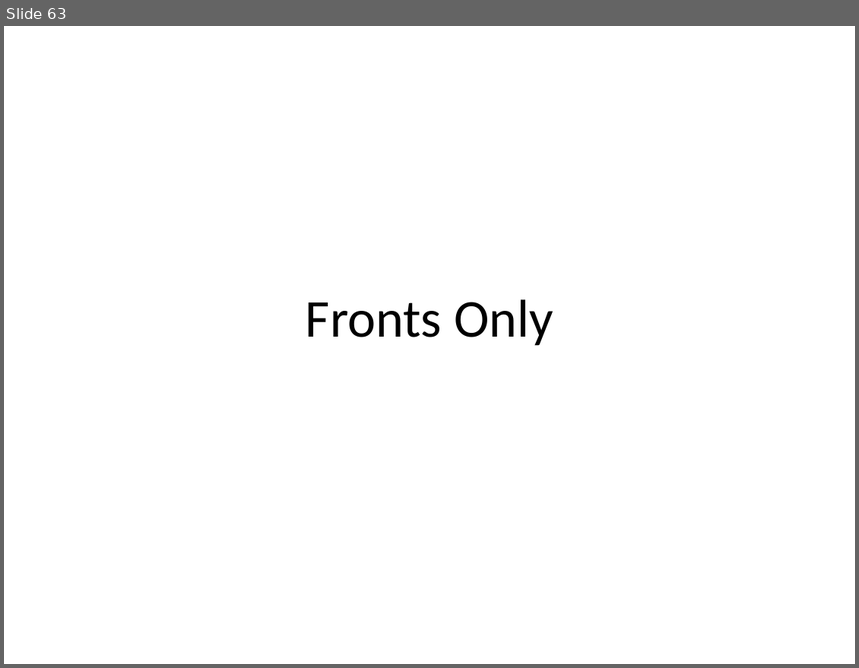
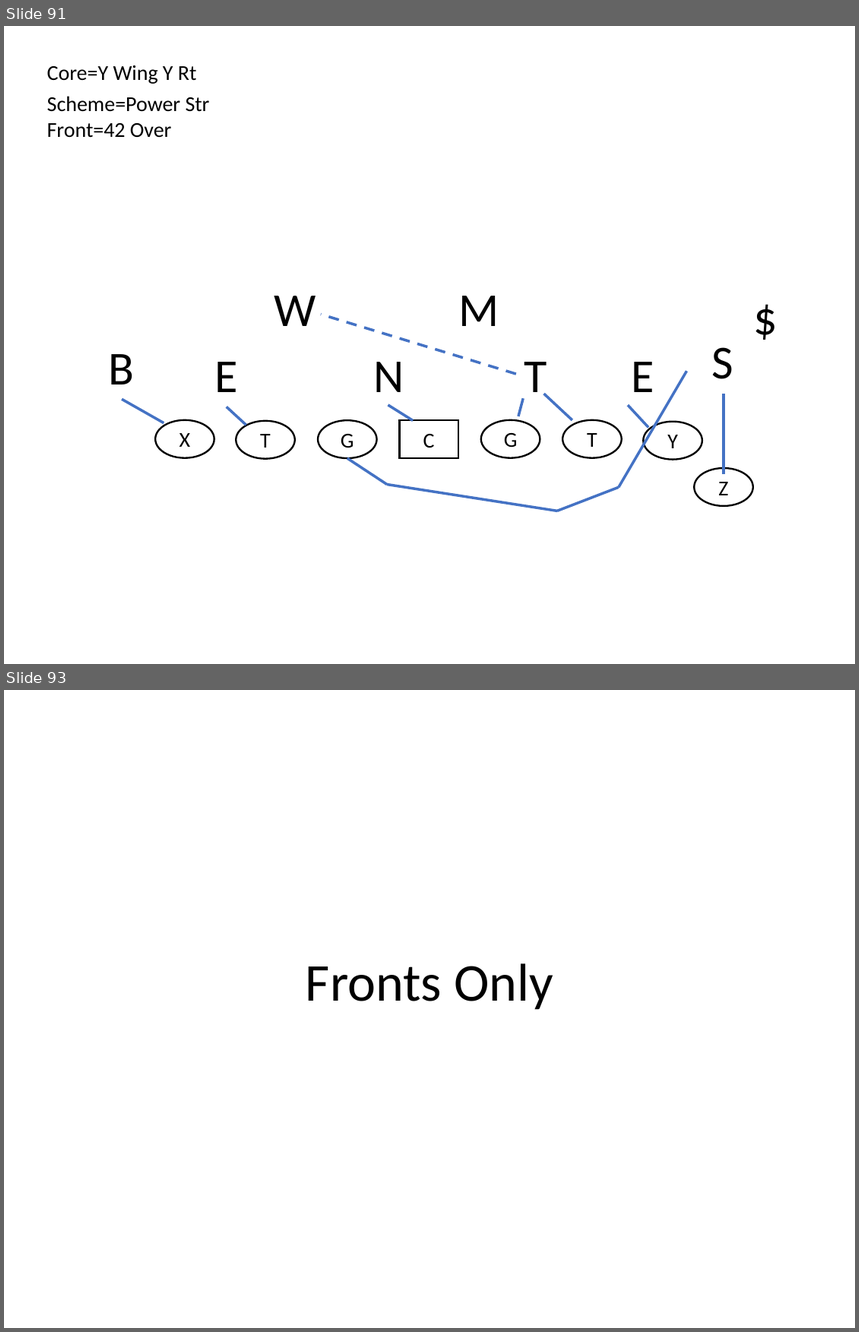
Before and after one commit to Aceplace/VBAScoutCard, a slide deck: core_templates.pptx. Shown one above the other, each under a label of ours: slide 63 before the commit, slides 91 and 93 after it; the slides between them are not shown. The pictures are 859x668 and 859x1332 pixels, drawn with LibreOffice and Linux fonts; fonts in the diff are those of the drawing. Boxes give left, top, right and bottom in pixels: in the first picture for what was removed or moved away, otherwise in the second. Text is boxed around its words. In the diff, an @@ line names an element or a change of style, - is before the commit and + after.

Commit message:
Pre Core Injection

```diff
--- a/core_templates.pptx
+++ b/core_templates.pptx
@@ slide 91 added at <box>4,26,855,664</box>, background #FFFFFF @@
@@ text added at <box>47,65,197,84</box>, 18 pt, text #000000 @@
+Core=Y Wing Y Rt
@@ text added at <box>47,96,210,112</box>, 18 pt, text #000000 @@
+Scheme=Power Str
@@ text added at <box>47,123,172,137</box>, 18 pt, text #000000 @@
+Front=42 Over
@@ text added at <box>274,296,316,326</box>, 40 pt, text #000000 @@
+W
@@ text added at <box>459,296,500,326</box>, 40 pt, text #000000 @@
+M
@@ text added at <box>746,284,778,350</box>, 40 pt, text #000000 @@
+$
@@ line added from (516, 374) to (321, 315), #4472C4 2.25 pt dashed @@
@@ text added at <box>109,354,135,385</box>, 40 pt, text #000000 @@
+B
@@ text added at <box>215,362,237,392</box>, 40 pt, text #000000 @@
+E
@@ text added at <box>373,362,404,392</box>, 40 pt, text #000000 @@
+N
@@ text added at <box>525,362,547,399</box>, 40 pt, text #000000 @@
+T
@@ text added at <box>632,362,655,392</box>, 40 pt, text #000000 @@
+E
@@ text added at <box>712,347,734,379</box>, 40 pt, text #000000 @@
+S
@@ line added from (619, 487) to (686, 372), #4472C4 2.25 pt @@
@@ line added from (122, 400) to (164, 423), #4472C4 2.25 pt @@
@@ line added from (226, 408) to (246, 425), #4472C4 2.25 pt @@
@@ line added from (388, 404) to (413, 421), #4472C4 2.25 pt @@
@@ line added from (523, 399) to (518, 417), #4472C4 2.25 pt @@
@@ line added from (544, 394) to (572, 420), #4472C4 2.25 pt @@
@@ line added from (628, 406) to (648, 428), #4472C4 2.25 pt @@
@@ line added from (724, 474) to (724, 394), #4472C4 2.25 pt @@
@@ ellipse added at <box>155,420,215,458</box>, fill #FFFFFF, outline #000000 1.5 pt, 18 pt, text #000000 @@
+X
@@ ellipse added at <box>237,421,295,459</box>, fill #FFFFFF, outline #000000 1.5 pt, 18 pt, text #000000 @@
+T
@@ ellipse added at <box>318,421,377,459</box>, fill #FFFFFF, outline #000000 1.5 pt, 18 pt, text #000000 @@
+G
@@ rectangle added at <box>400,421,458,459</box>, fill #FFFFFF, outline #000000 1.5 pt, 18 pt, text #000000 @@
+C
@@ ellipse added at <box>481,420,541,458</box>, fill #FFFFFF, outline #000000 1.5 pt, 18 pt, text #000000 @@
+G
@@ ellipse added at <box>563,420,621,458</box>, fill #FFFFFF, outline #000000 1.5 pt, 18 pt, text #000000 @@
+T
@@ ellipse added at <box>643,422,702,460</box>, fill #FFFFFF, outline #000000 1.5 pt, 18 pt, text #000000 @@
+Y
@@ line added from (347, 458) to (387, 485), #4472C4 2.25 pt @@
@@ ellipse added at <box>694,468,753,507</box>, fill #FFFFFF, outline #000000 1.5 pt, 18 pt, text #000000 @@
+Z
@@ line added from (387, 485) to (557, 511), #4472C4 2.25 pt @@
@@ line added from (557, 511) to (619, 487), #4472C4 2.25 pt @@
@@ what was slide 63 is now slide 93 @@
```
Also in this commit, not shown: 30 other slides added, 1 slide removed, 4 other files.
